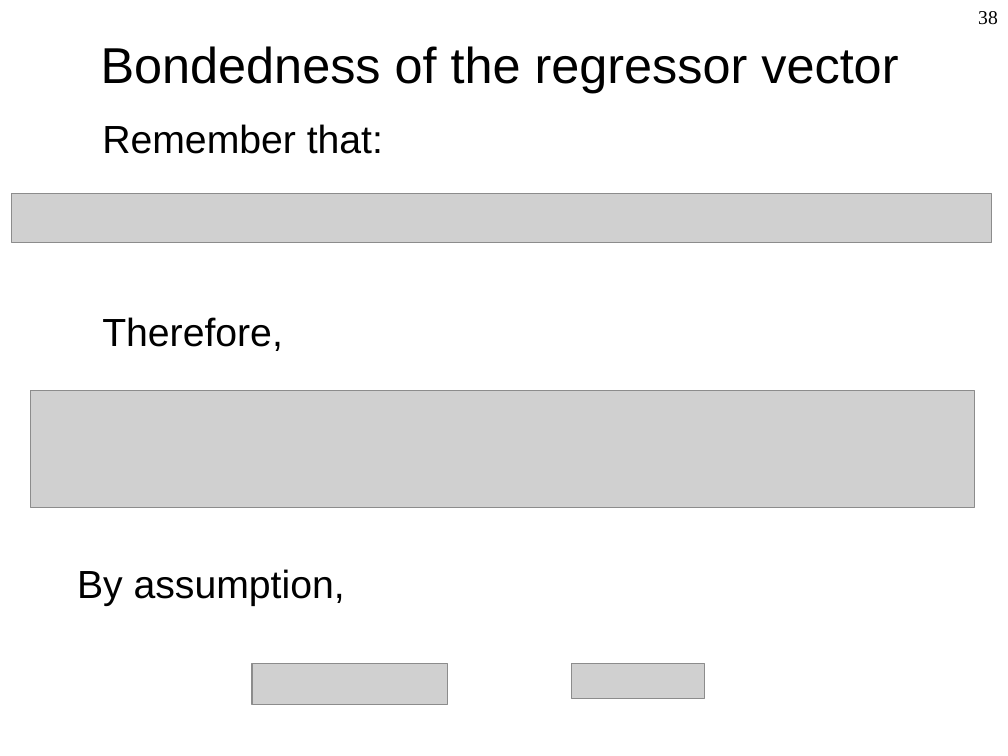
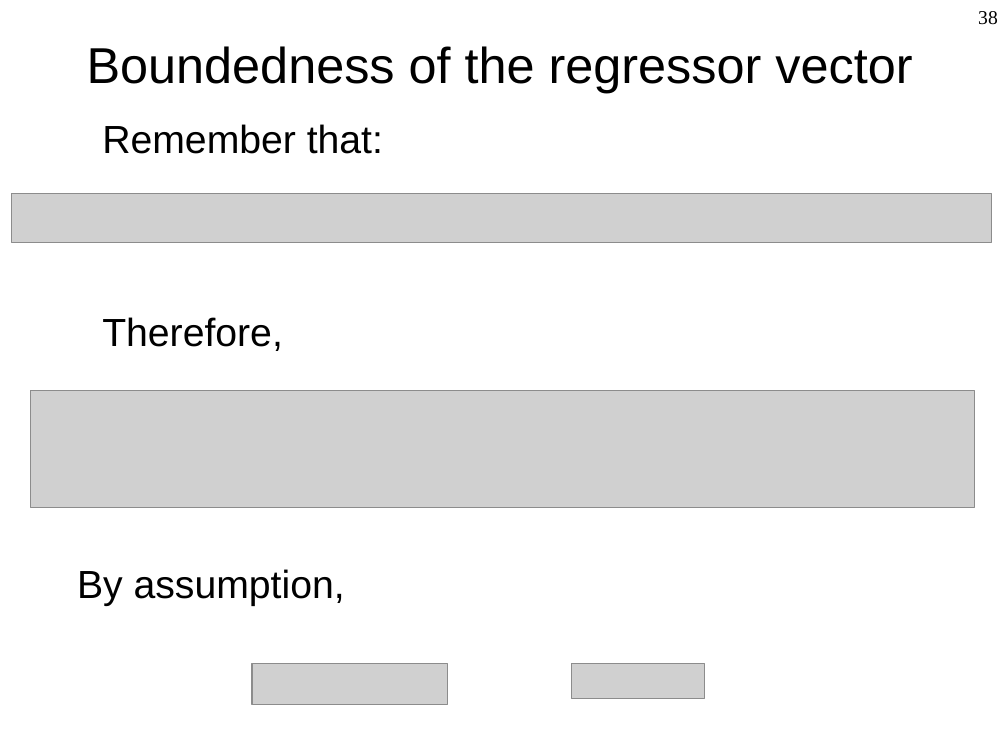
Before and after one commit to Berkeley-ME233/Berkeley-ME233.github.io, a slide deck: slide 38 of static/ME233_Sp16_L20_Series_Parallel_Least_Squares_ARMA.pptx. Drawn at 1008x756 pixels with LibreOffice and Linux fonts; fonts in the diff are those of the drawing; grey boxes stand for pictures. Boxes give left, top, right and bottom in pixels: in the first picture for what was removed or moved away, otherwise in the second. Text is boxed around its words. In the diff, an @@ line names an element or a change of style, - is before the commit and + after.

```diff
--- a/static/ME233_Sp16_L20_Series_Parallel_Least_Squares_ARMA.pptx
+++ b/static/ME233_Sp16_L20_Series_Parallel_Least_Squares_ARMA.pptx
@@ title at [87,46,912,93]: text changed @@
-Bondedness of the regressor vector
+Boundedness of the regressor vector
```
Also in this commit, not shown: 2 other slides changed, 4 other files.
